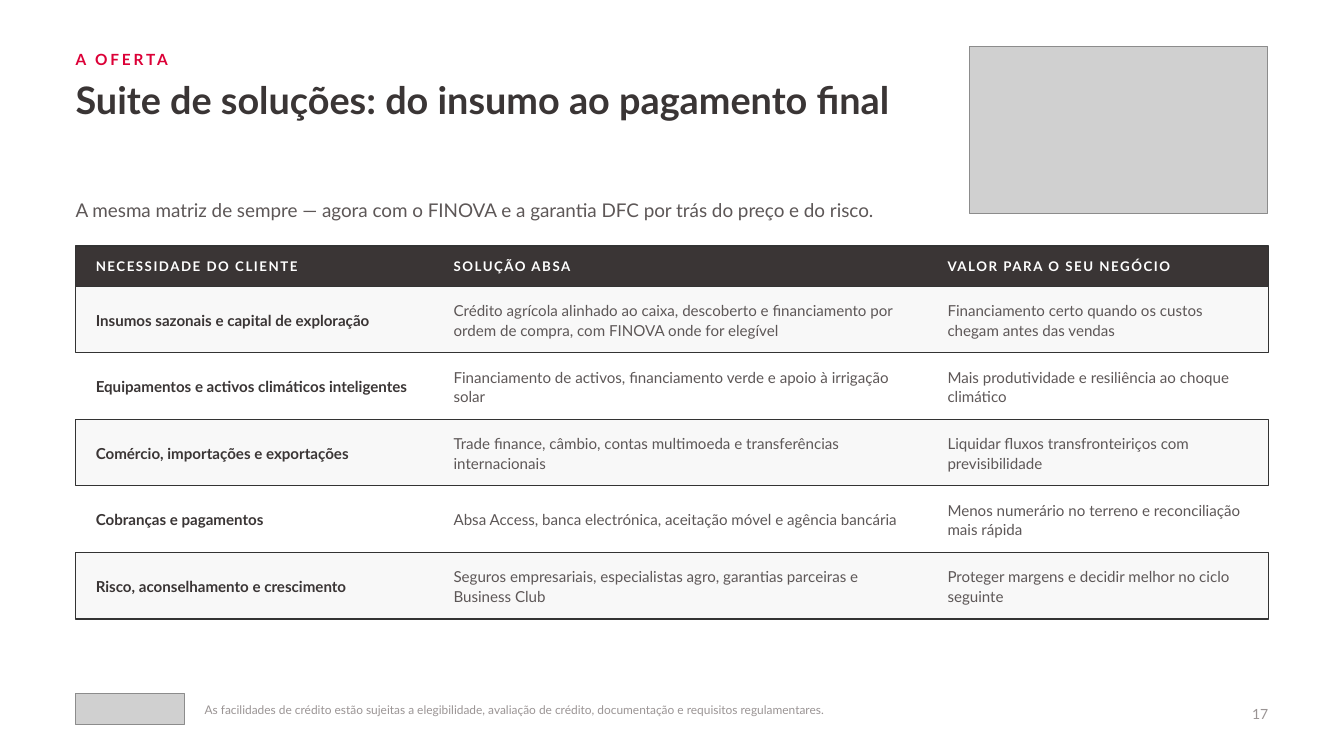
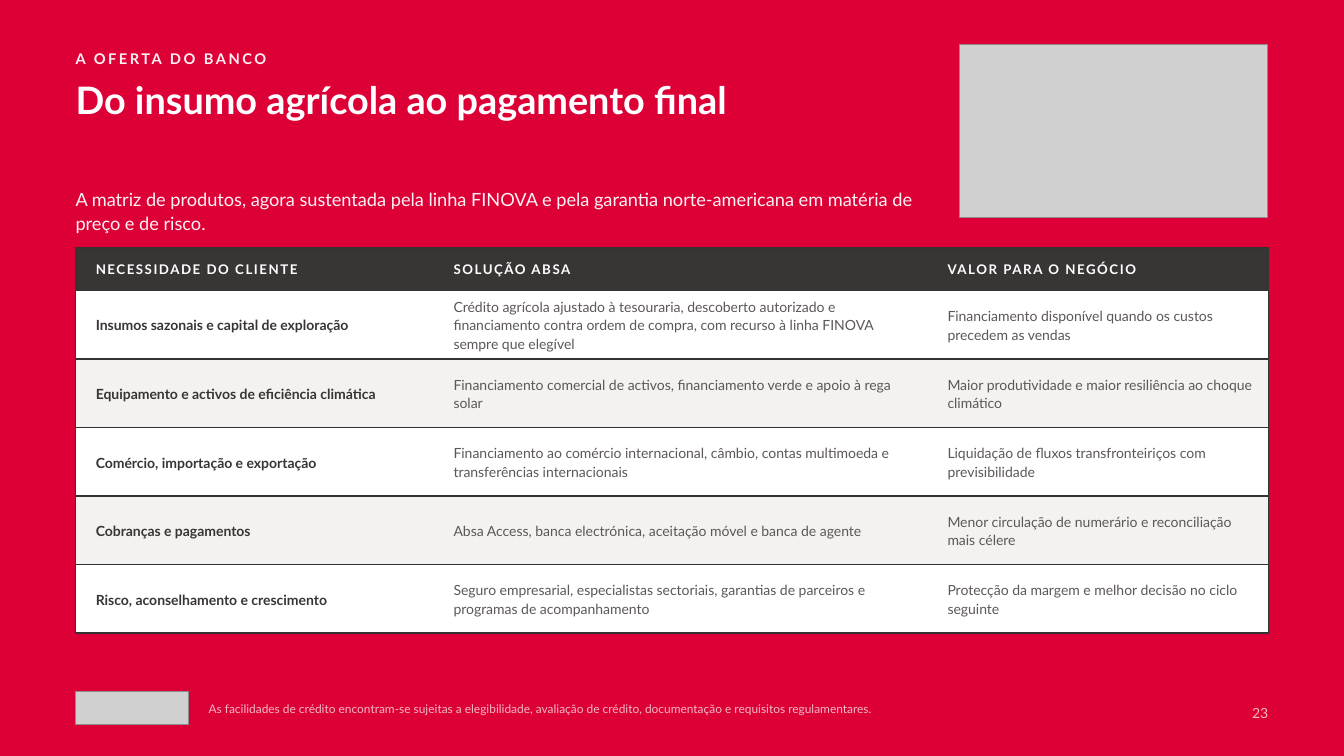
Before and after one commit to timoteomirolejr-hue/momo, a slide deck: slide 23 of cvp-agronegocios/CVP_Agronegocios_Absa_Mocambique_2026.pptx (slide 19 before the commit). Drawn at 1344x756 pixels with LibreOffice and Linux fonts; fonts in the diff are those of the drawing; grey boxes stand for pictures. Boxes give left, top, right and bottom in pixels: in the first picture for what was removed or moved away, otherwise in the second. Text is boxed around its words. In the diff, an @@ line names an element or a change of style, - is before the commit and + after.

```diff
--- a/cvp-agronegocios/CVP_Agronegocios_Absa_Mocambique_2026.pptx
+++ b/cvp-agronegocios/CVP_Agronegocios_Absa_Mocambique_2026.pptx
@@ background #FFFFFF to #DC0037 @@
@@ text at box(76, 53, 86, 64): text changed; size 11 to 10.5 pt; text colour #DC0037 to #FFF1F3 @@
-A OFERTA
+A OFERTA DO BANCO
@@ picture: place and size @@
-picture at box(970, 46, 1268, 214)
+picture at box(960, 44, 1268, 218)
@@ text at box(76, 86, 727, 121): text changed; text colour #3A3535 to #FFFFFF @@
-Suite de soluções: do insumo ao pagamento final
+Do insumo agrícola ao pagamento final
@@ text at box(76, 192, 912, 234): text changed; size 13.5 to 13 pt; text colour #5D5757 to #FFF1F3 @@
-A mesma matriz de sempre — agora com o FINOVA e a garantia DFC por trás do preço e do risco.
+A matriz de produtos, agora sustentada pela linha FINOVA e pela garantia norte-americana em matéria de preço e de risco.
@@ 2 texts, 1 rectangle: place and size @@
-2 texts, 1 rectangle at box(76, 246, 1268, 286)
+2 texts, 1 rectangle at box(76, 248, 1268, 290)
@@ text at box(1048, 264, 1059, 274): text changed @@
-VALOR PARA O SEU NEGÓCIO
+VALOR PARA O NEGÓCIO
@@ rectangle: place and size @@
-rectangle at box(76, 286, 1268, 353)
+rectangle at box(76, 290, 1268, 359)
@@ text at box(454, 301, 874, 352): text changed; size 10.8 to 10 pt @@
-Crédito agrícola alinhado ao caixa, descoberto e financiamento por ordem de compra, com FINOVA onde for elegível
+Crédito agrícola ajustado à tesouraria, descoberto autorizado e financiamento contra ordem de compra, com recurso à linha FINOVA sempre que elegível
@@ text at box(948, 310, 1213, 343): text changed; size 10.8 to 10 pt @@
-Financiamento certo quando os custos chegam antes das vendas
+Financiamento disponível quando os custos precedem as vendas
@@ rectangle added at box(76, 359, 1268, 427), fill #F4F1F1, outline #333333 1 pt @@
@@ text at box(96, 388, 375, 402): text changed; size 10.8 to 10 pt @@
-Equipamentos e activos climáticos inteligentes
+Equipamento e activos de eficiência climática
@@ text at box(454, 379, 891, 408): text changed; size 10.8 to 10 pt @@
-Financiamento de activos, financiamento verde e apoio à irrigação solar
+Financiamento comercial de activos, financiamento verde e apoio à rega solar
@@ text at box(948, 379, 1252, 408): text changed; size 10.8 to 10 pt @@
-Mais produtividade e resiliência ao choque climático
+Maior produtividade e maior resiliência ao choque climático
@@ text at box(454, 447, 889, 477): text changed; size 10.8 to 10 pt @@
-Trade finance, câmbio, contas multimoeda e transferências internacionais
+Financiamento ao comércio internacional, câmbio, contas multimoeda e transferências internacionais
@@ text at box(948, 447, 1206, 480): text changed; size 10.8 to 10 pt @@
-Liquidar fluxos transfronteiriços com previsibilidade
+Liquidação de fluxos transfronteiriços com previsibilidade
@@ text at box(96, 457, 317, 471): text changed; size 10.8 to 10 pt @@
-Comércio, importações e exportações
+Comércio, importação e exportação
@@ rectangle added at box(76, 496, 1268, 565), fill #F4F1F1, outline #333333 1 pt @@
@@ text at box(454, 525, 861, 539): text changed; size 10.8 to 10 pt @@
-Absa Access, banca electrónica, aceitação móvel e agência bancária
+Absa Access, banca electrónica, aceitação móvel e banca de agente
@@ text at box(948, 516, 1231, 545): text changed; size 10.8 to 10 pt @@
-Menos numerário no terreno e reconciliação mais rápida
+Menor circulação de numerário e reconciliação mais célere
@@ 2 texts, 2 rectangles: place and size @@
-2 texts, 2 rectangles at box(76, 419, 1268, 619)
+2 texts, 2 rectangles at box(76, 427, 1268, 633)
@@ fill #F8F8F8 to #FFFFFF in 3 elements at box(76, 290, 1268, 359), box(76, 427, 1268, 496), box(76, 565, 1268, 633) @@
@@ size 10.8 to 10 pt; line spacing 1.08 to 1.1 in 3 elements at box(96, 319, 348, 333), box(96, 525, 251, 539), box(96, 594, 327, 607) @@
@@ text at box(454, 584, 865, 617): text changed; size 10.8 to 10 pt @@
-Seguros empresariais, especialistas agro, garantias parceiras e Business Club
+Seguro empresarial, especialistas sectoriais, garantias de parceiros e programas de acompanhamento
@@ text at box(948, 584, 1237, 617): text changed; size 10.8 to 10 pt @@
-Proteger margens e decidir melhor no ciclo seguinte
+Protecção da margem e melhor decisão no ciclo seguinte
@@ picture: place and size @@
-picture at box(76, 694, 185, 725)
+picture at box(76, 692, 189, 725)
@@ text at box(209, 704, 871, 715): text changed; text colour #9A9494 to #F3B9C4 @@
-As facilidades de crédito estão sujeitas a elegibilidade, avaliação de crédito, documentação e requisitos regulamentares.
+As facilidades de crédito encontram-se sujeitas a elegibilidade, avaliação de crédito, documentação e requisitos regulamentares.
@@ text at box(1252, 708, 1268, 718): text changed; text colour #9A9494 to #F3B9C4 @@
-17
+23
```
Also in this commit, not shown: 18 other slides changed, 7 slides added, 3 slides removed, 4 other files.
